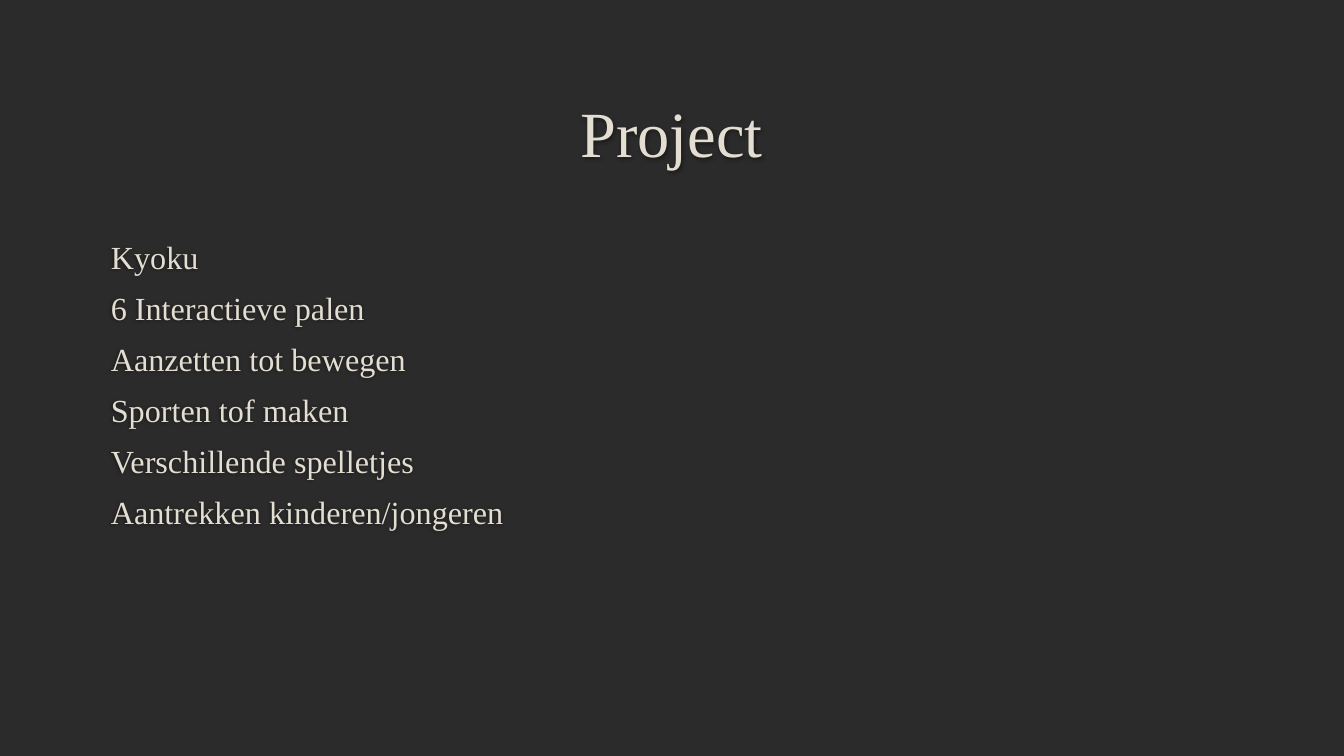
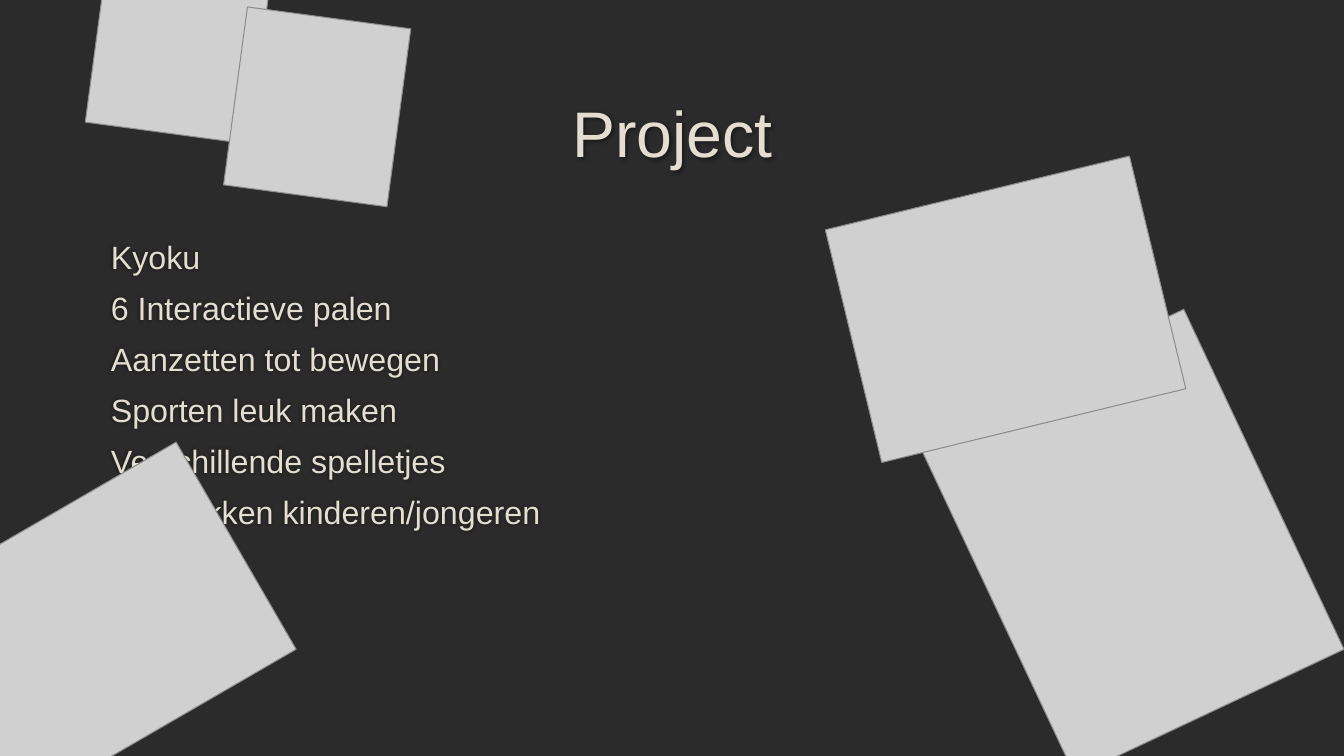
Before and after one commit to MessiaenTibo/Team-Project, a slide deck: slide 2 of Presentatie/Kyoku.pptx. Drawn at 1344x756 pixels with LibreOffice and Linux fonts; fonts in the diff are those of the drawing; grey boxes stand for pictures; background and template pictures are left out; a plain dark background stands for a picture behind light text. Boxes give left, top, right and bottom in pixels: in the first picture for what was removed or moved away, otherwise in the second. Text is boxed around its words. In the diff, an @@ line names an element or a change of style, - is before the commit and + after.

```diff
--- a/Presentatie/Kyoku.pptx
+++ b/Presentatie/Kyoku.pptx
@@ picture added at [85,0,272,144] @@
@@ picture added at [224,7,411,207] @@
@@ title "Project" at [572,110,772,169]: font Times New Roman to Arial @@
@@ picture added at [825,156,1185,463] @@
@@ text at [111,245,541,530]: font Times New Roman to Arial in "Kyoku", "6 Interactieve palen", "Aanzetten tot bewegen", "Verschillende spelletjes" and 1 more places @@
@@ picture added at [915,309,1344,756] @@
@@ text at [111,398,397,428]: text changed; font Times New Roman to Arial @@
-Sporten tof maken
+Sporten leuk maken
@@ picture added at [0,442,296,756] @@
```
Also in this commit, not shown: 2 other slides changed, 3 slides added, 6 slides removed, 36 other files.
